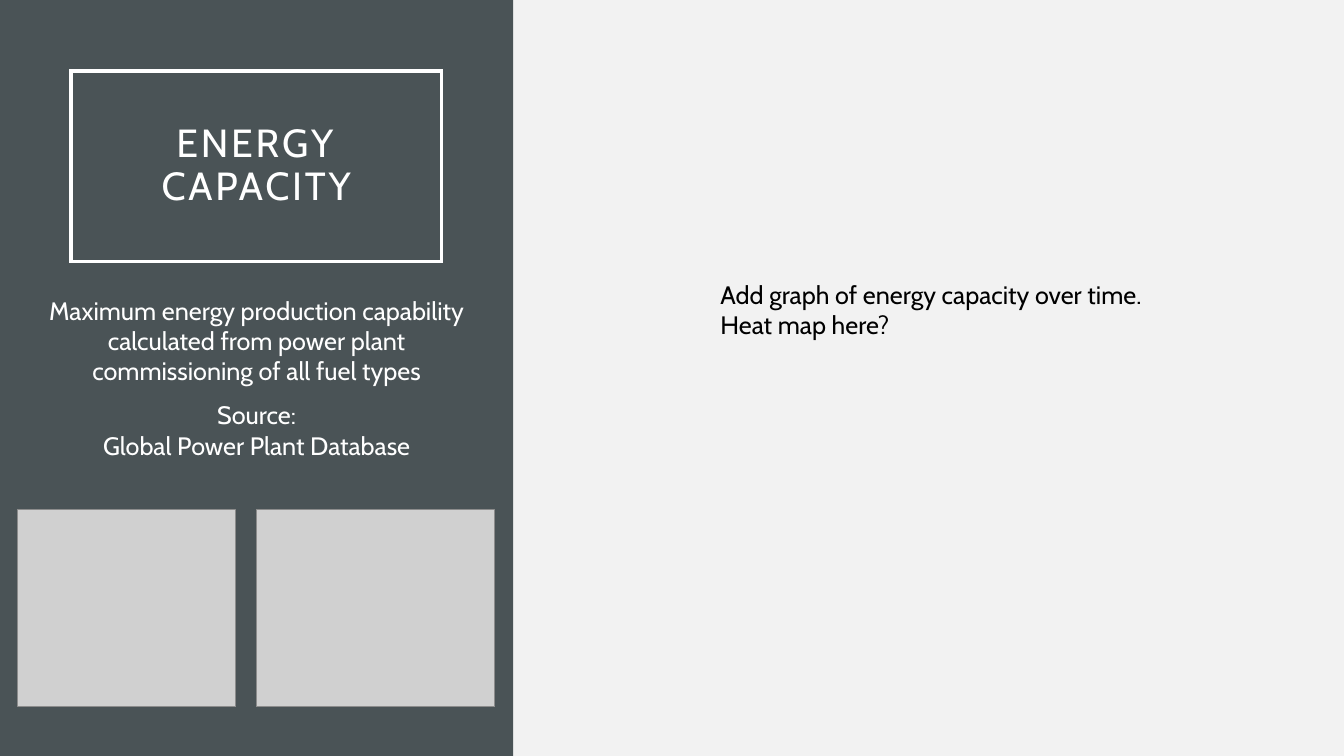
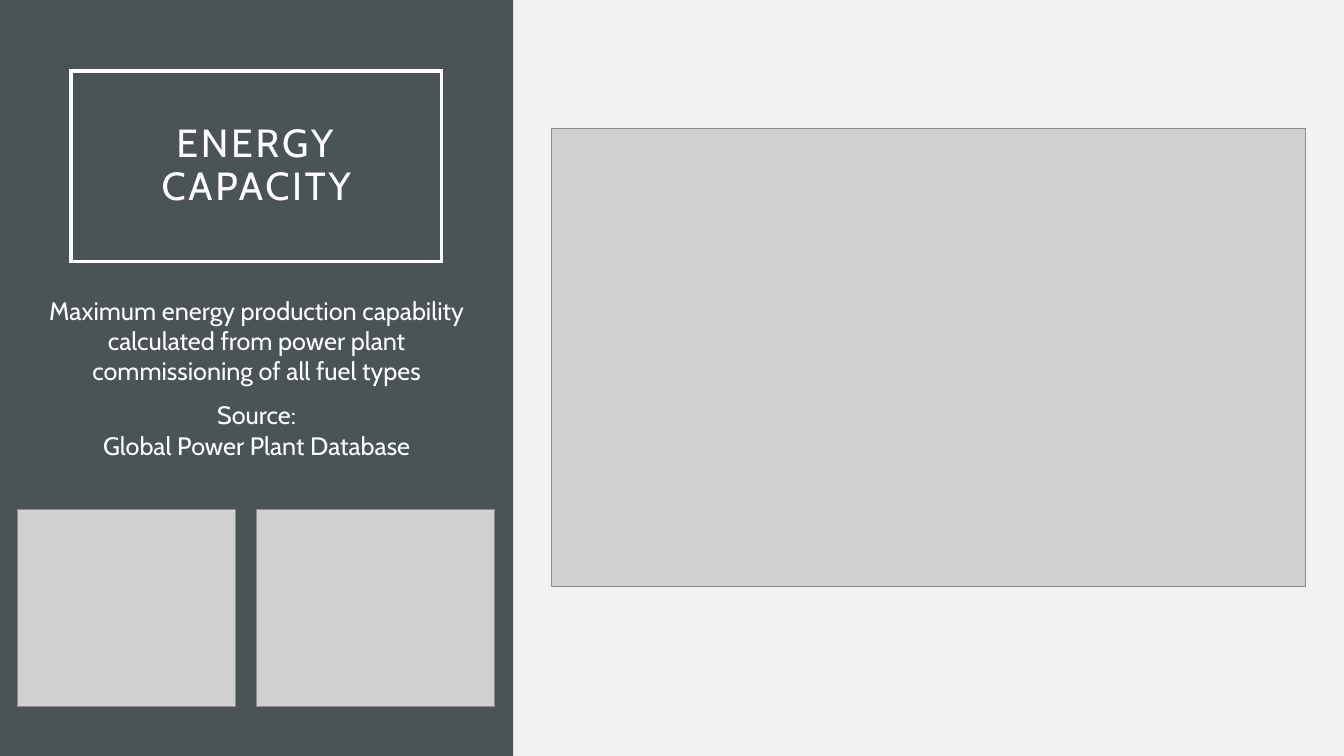
Before and after one commit to gabigham/dagger, a slide deck: slide 8 of Project 1.pptx (slide 4 before the commit). Drawn at 1344x756 pixels with LibreOffice and Linux fonts; fonts in the diff are those of the drawing; grey boxes stand for pictures. Boxes give left, top, right and bottom in pixels: in the first picture for what was removed or moved away, otherwise in the second. Text is boxed around its words. In the diff, an @@ line names an element or a change of style, - is before the commit and + after.

```diff
--- a/Project 1.pptx
+++ b/Project 1.pptx
@@ picture added at [552, 129, 1307, 587] @@
@@ text removed at [720, 285, 1141, 340] @@
-Add graph of energy capacity over time. Heat map here?
```
Also in this commit, not shown: 4 other slides changed, 5 slides added, 2 slides removed, 2 other files.
